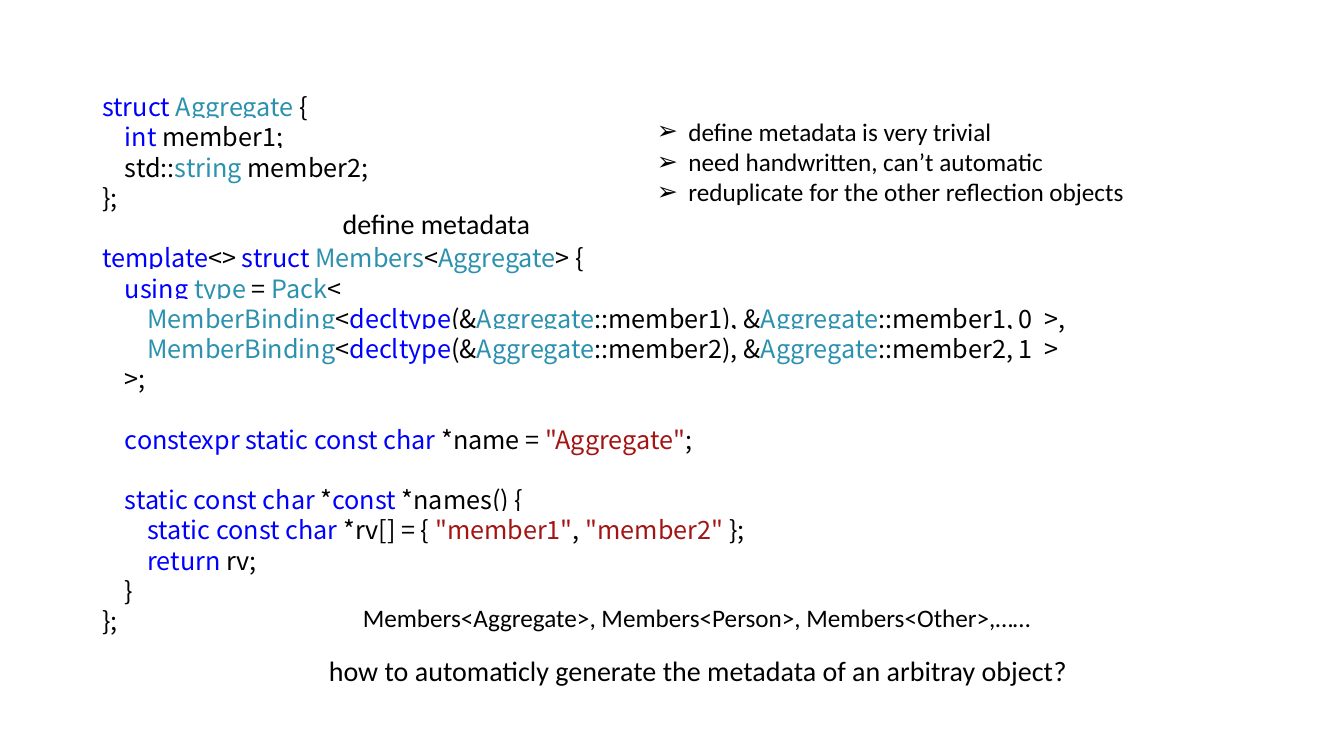
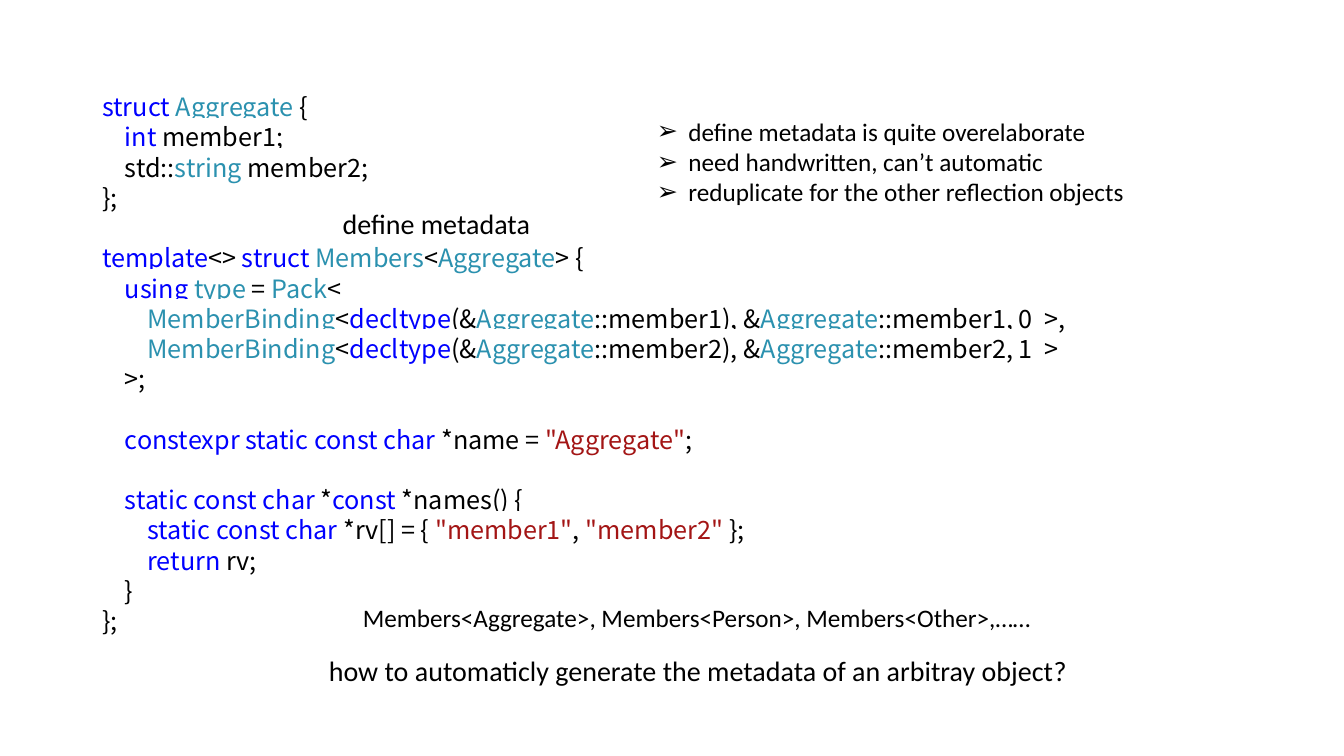
Before and after one commit to qicosmos/cppcon2017, a slide deck: slide 32 of cppcon2017.pptx. Drawn at 1344x756 pixels with LibreOffice and Linux fonts; fonts in the diff are those of the drawing. Boxes give left, top, right and bottom in pixels: in the first picture for what was removed or moved away, otherwise in the second. Text is boxed around its words. In the diff, an @@ line names an element or a change of style, - is before the commit and + after.

```diff
--- a/cppcon2017.pptx
+++ b/cppcon2017.pptx
@@ text at (688,123,1085,145): text changed @@
-➢ define metadata is very trivial
+➢ define metadata is quite overelaborate
```
Also in this commit, not shown: 5 other slides changed, 1 slide added, 1 slide removed.
